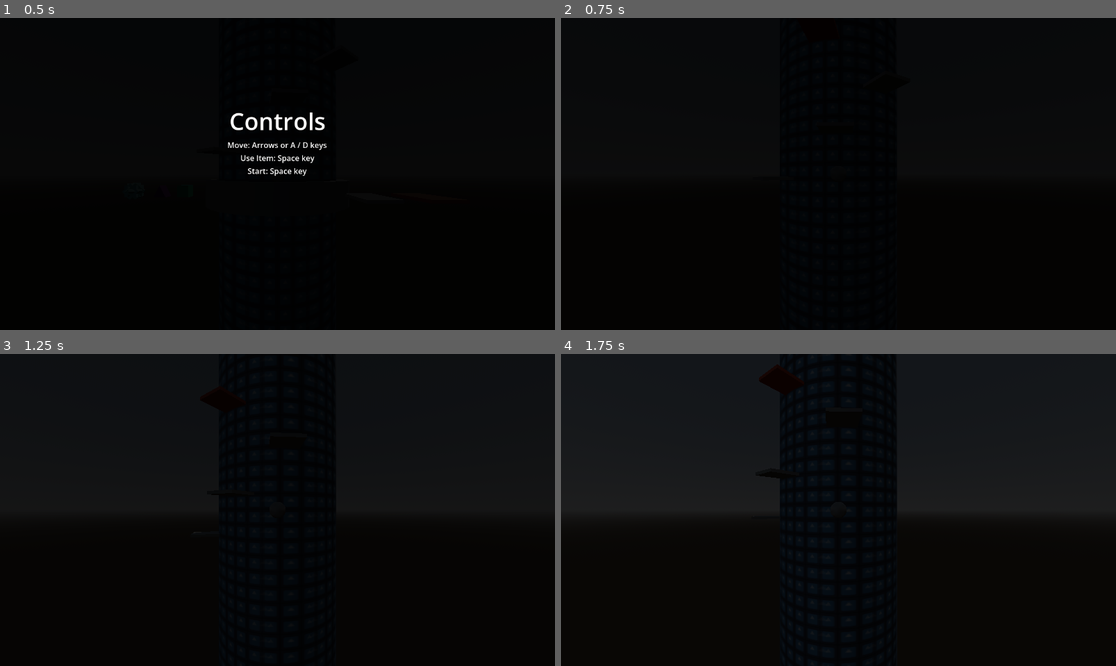
Above: before the commit, frames 1-4 (two rows, left to right).
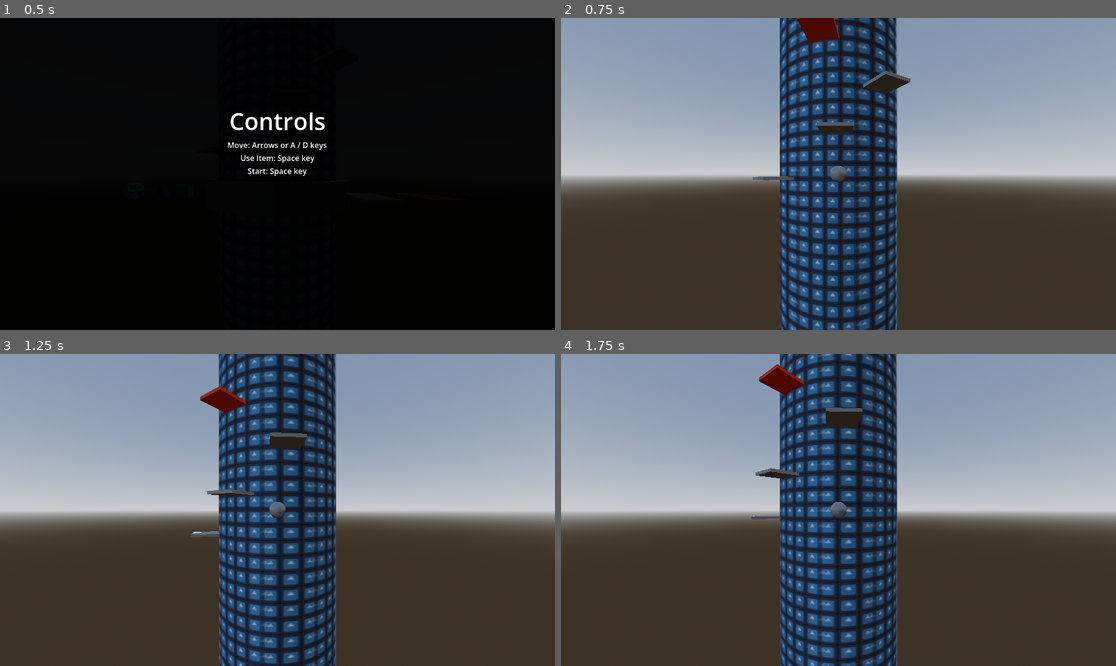
Above: after the commit, the same moments.

Repository: safgd/Infinite-Jump-Game
Game: Godot game, scene res://Scenes/game_manager.tscn
Two runs of this game, one before a commit and one after it. Both use one fixed random seed, a clock stepped at 60 frames per second and the inputs below. The engine's default icon, where the game draws it, is replaced by a stand-in: a white triangle on a blue panel in a dark square.
Inputs:
- Up to frame 1 (0.5 s): no input
- Up to frame 2 (0.75 s): tap Enter (ui_accept) at 0.5, 0.6 s; hold Right (ui_right) from 0.53 s (still down)
- Up to frame 3 (1.25 s): keep holding Right (ui_right); tap Enter (ui_accept) at 0.77, 1.07 s
- Up to frame 4 (1.75 s): release Right (ui_right) at 1.28 s; hold Down (ui_down) from 1.28 s (still down); tap Enter (ui_accept) at 1.35, 1.52 s

Frame 1 is identical in both runs. In frame 2, 100% of the frame differs, in the area x 0-100%, y 0-100%; in frame 3, 100%; in frame 4, 100%.

Commit message:
added qol feature, to skip the blend out of the black screen by pressing space early

Diff:
--- a/Scripts/game_manager.gd
+++ b/Scripts/game_manager.gd
@@ -7,6 +7,7 @@
 static var is_first_load: bool = true
 
 @onready var shader_precash_nodes: Node = $"Shader Precash Nodes"
+@onready var timer: Timer = $Timer
 
 # Called when the node enters the scene tree for the first time.
 func _ready() -> void:
@@ -18,6 +19,11 @@
 		instance.game.call_deferred("queue_free")
 	instance._instantiate_game()
 
+static func remove_precash_nodes_early()->void:
+	if instance.shader_precash_nodes:
+		instance.timer.stop()
+		instance._on_timer_timeout()
+
 func _instantiate_game()->void:
 	game = game_scene.instantiate()
 	add_child(game)
--- a/Scripts/game_ui.gd
+++ b/Scripts/game_ui.gd
@@ -7,6 +7,7 @@
 @onready var blending_color_rect: ColorRect = $"Blending ColorRect"
 @export var initial_blend_clear_duration: float = 0.5
 @export var blend_clear_duration: float = 0.5
+const skip_blend_in_duration: float = 0.1
 @export var blend_black_duration: float = 0.5
 var tween: Tween
 @onready var collectable_texture_rect: TextureRect = $"Collectable VBox/Collectable TextureRect"
@@ -19,6 +20,8 @@
 
 func hide_start_prompt()->void:
 	start_v_box.hide()
+	skip_blend_in()
+	Game_Manager.remove_precash_nodes_early()
 
 func blend_in_game()->void:
 	if tween:
@@ -30,6 +33,13 @@
 	else:
 		tween.tween_property(blending_color_rect, "color:a", 0, blend_clear_duration)
 
+func skip_blend_in()->void:
+	if tween:
+		tween.stop()
+	else:
+		return
+	tween = get_tree().create_tween()
+	tween.tween_property(blending_color_rect, "color:a", 0, skip_blend_in_duration)
 
 func blend_out_screen()->void:
 	if tween:
